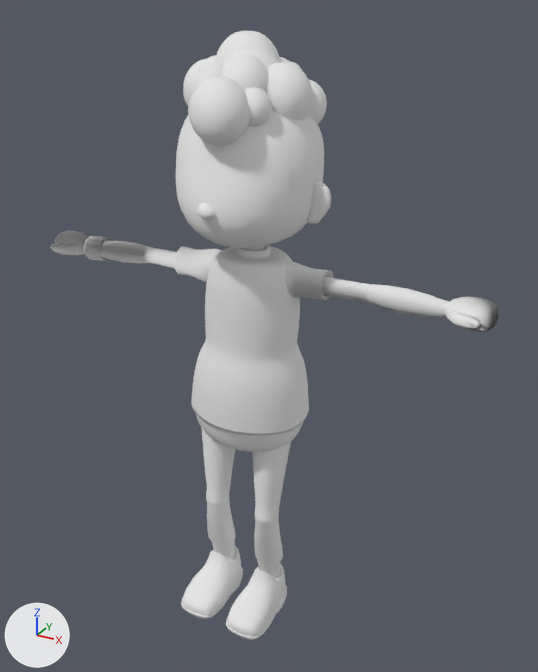
The COLLADA model Hancock/art.scnassets/3DModels/Chapter10Files/Characters/Finn/Finn@WavingFixed.dae as it was, and as the next commit left it.
Rendered twice from a 50 mm lens placed at (0.0494, -0.0825, 0.0887), pointed at (0.002, 0.0038, 0.0456). Arrows for +X, +Y and +Z are at lower left; the lights stay in place.

Objects in the first picture: 'Arm_L', 'Arm_R', 'Head', 'Leg_L', 'Leg_R', 'Torso'.
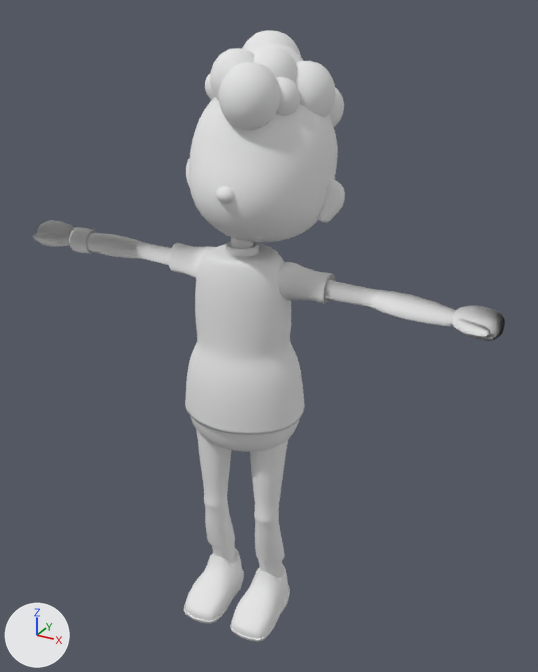
Boxes (x1, y1, x2, y2) around the edits, measured in the pictures (538 x 672 px):
'Head', moved, turned: before (176, 31, 331, 248); after (186, 30, 345, 242)
'Torso', moved, turned: before (191, 245, 309, 452); after (185, 237, 305, 452)
'Arm_L', shading changed, moved, turned: before (285, 261, 499, 332); after (278, 262, 505, 341)
'Leg_L', moved, turned: before (226, 442, 291, 640); after (230, 440, 290, 642)
'Leg_R', moved, turned: before (181, 427, 243, 619); after (184, 429, 244, 624)
'Arm_R', moved, turned: before (50, 231, 222, 283); after (34, 220, 216, 278)

Diff of the bpy script that builds the scene:
```diff
--- a/Hancock/art.scnassets/3DModels/Chapter10Files/Characters/Finn/Finn@WavingFixed.dae.py
+++ b/Hancock/art.scnassets/3DModels/Chapter10Files/Characters/Finn/Finn@WavingFixed.dae.py
@@ me_head @@
 me_head.from_pydata(...)  # 8786 vertices, 17496 faces; spans x -0.0115..0.0115, y -0.0114..0.0096, z 0.0521..0.0782
 # used by ob_head; location = (-0.0018, 0.0043, 0.008); rotation_euler = (0.0505, 0.0393, -0.0113), in degrees (2.9, 2.3, -0.6)
+# me_head part 1: its shading normals changed
 me_head.materials.append(mat_headtexture)
@@ me_arm_l @@
 me_arm_l.from_pydata(...)  # 1168 vertices, 2320 faces; spans x 0.0035..0.0341, y -0.0049..0.0025, z 0.0448..0.0499
 # used by ob_arm_l; location = (0.0004, 0.0008, 0.0079); rotation_euler = (-0.0289, -0.0111, -0.014), in degrees (-1.7, -0.6, -0.8)
+# me_arm_l part 2: its shading normals changed
 me_arm_l.materials.append(mat_bodytexture)
@@ ob_head @@
 ob_head = bpy.data.objects.new('Head', me_head)
-ob_head.location = (-0.0018, 0.0043, 0.008)
-ob_head.rotation_euler = (0.0505, 0.0393, -0.0113)  # degrees (2.9, 2.3, -0.6)
+ob_head.location = (-0.0031, -0.0044, 0.0088)
+ob_head.rotation_euler = (-0.108, 0.0872, 0.0833)  # degrees (-6.2, 5, 4.8)
@@ ob_leg_r @@
 ob_leg_r = bpy.data.objects.new('Leg_R', me_leg_r)
-ob_leg_r.location = (-0.0009, 0.0015, 0.008)
-ob_leg_r.rotation_euler = (0.00259, 0.0353, 0.00649)  # degrees (0.1, 2, 0.4)
+ob_leg_r.location = (-0.0003, 0.0007, 0.0085)
+ob_leg_r.rotation_euler = (0.0142, 0.00544, 0.0603)  # degrees (0.8, 0.3, 3.5)
@@ ob_leg_l @@
 ob_leg_l = bpy.data.objects.new('Leg_L', me_leg_l)
-ob_leg_l.location = (-0.0009, 0.0015, 0.008)
-ob_leg_l.rotation_euler = (0.00259, 0.0353, 0.00649)  # degrees (0.1, 2, 0.4)
+ob_leg_l.location = (-0.0003, 0.0007, 0.0085)
+ob_leg_l.rotation_euler = (0.0142, 0.00544, 0.0603)  # degrees (0.8, 0.3, 3.5)
@@ ob_torso @@
 ob_torso = bpy.data.objects.new('Torso', me_torso)
-ob_torso.location = (-0.0009, 0.0015, 0.008)
-ob_torso.rotation_euler = (0.00259, 0.0353, 0.00649)  # degrees (0.1, 2, 0.4)
+ob_torso.location = (-0.0003, 0.0007, 0.0085)
+ob_torso.rotation_euler = (0.0142, 0.00544, 0.0603)  # degrees (0.8, 0.3, 3.5)
@@ ob_arm_r @@
 ob_arm_r = bpy.data.objects.new('Arm_R', me_arm_r)
-ob_arm_r.location = (0.0004, 0.0008, 0.0079)
-ob_arm_r.rotation_euler = (-0.0289, -0.0111, -0.014)  # degrees (-1.7, -0.6, -0.8)
+ob_arm_r.location = (-0.002, -0.0021, 0.0086)
+ob_arm_r.rotation_euler = (-0.0596, 0.056, 0.0752)  # degrees (-3.4, 3.2, 4.3)
@@ ob_arm_l @@
 ob_arm_l = bpy.data.objects.new('Arm_L', me_arm_l)
-ob_arm_l.location = (0.0004, 0.0008, 0.0079)
-ob_arm_l.rotation_euler = (-0.0289, -0.0111, -0.014)  # degrees (-1.7, -0.6, -0.8)
+ob_arm_l.location = (-0.002, -0.0021, 0.0086)
+ob_arm_l.rotation_euler = (-0.0596, 0.056, 0.0752)  # degrees (-3.4, 3.2, 4.3)
```
